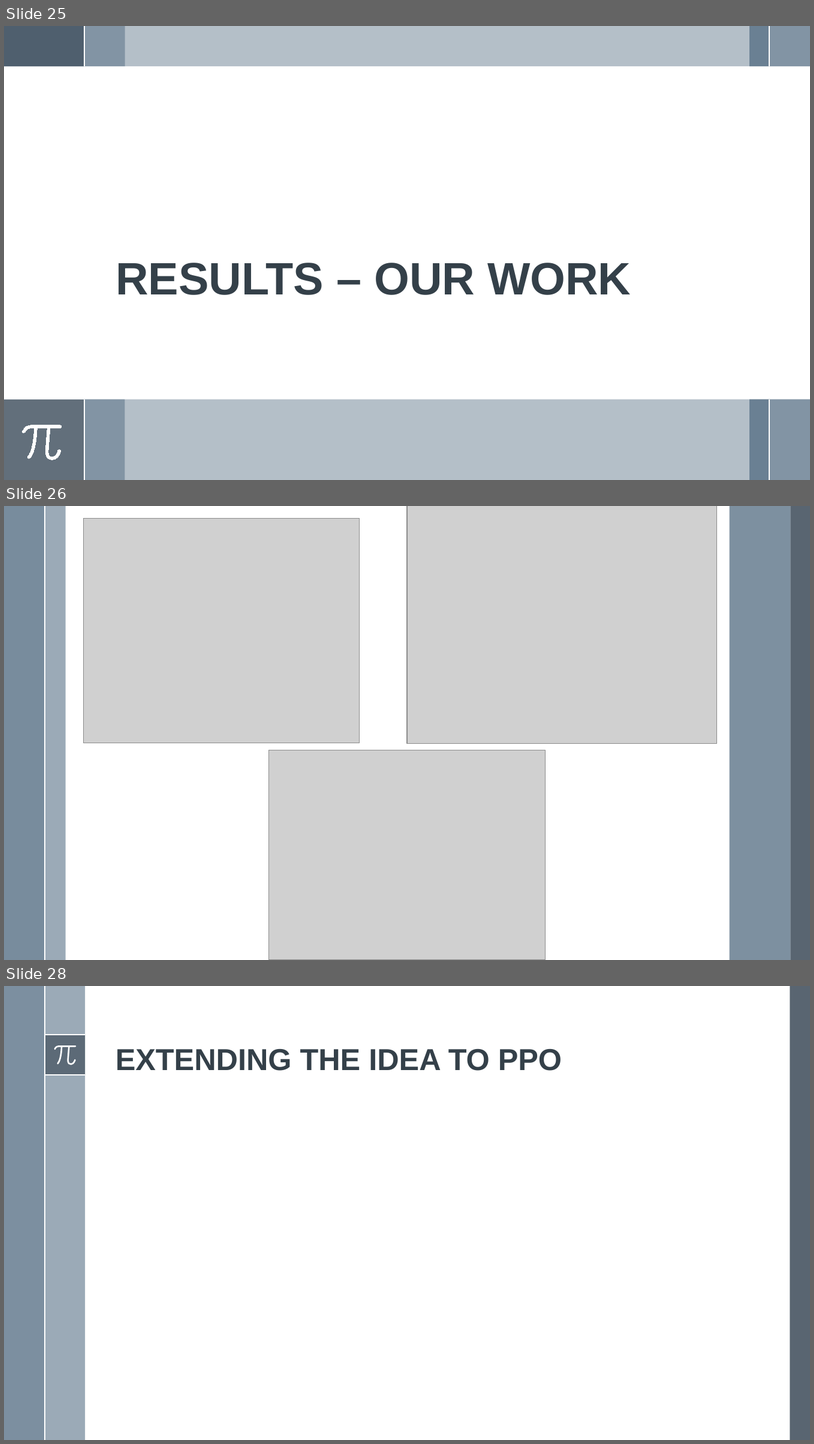
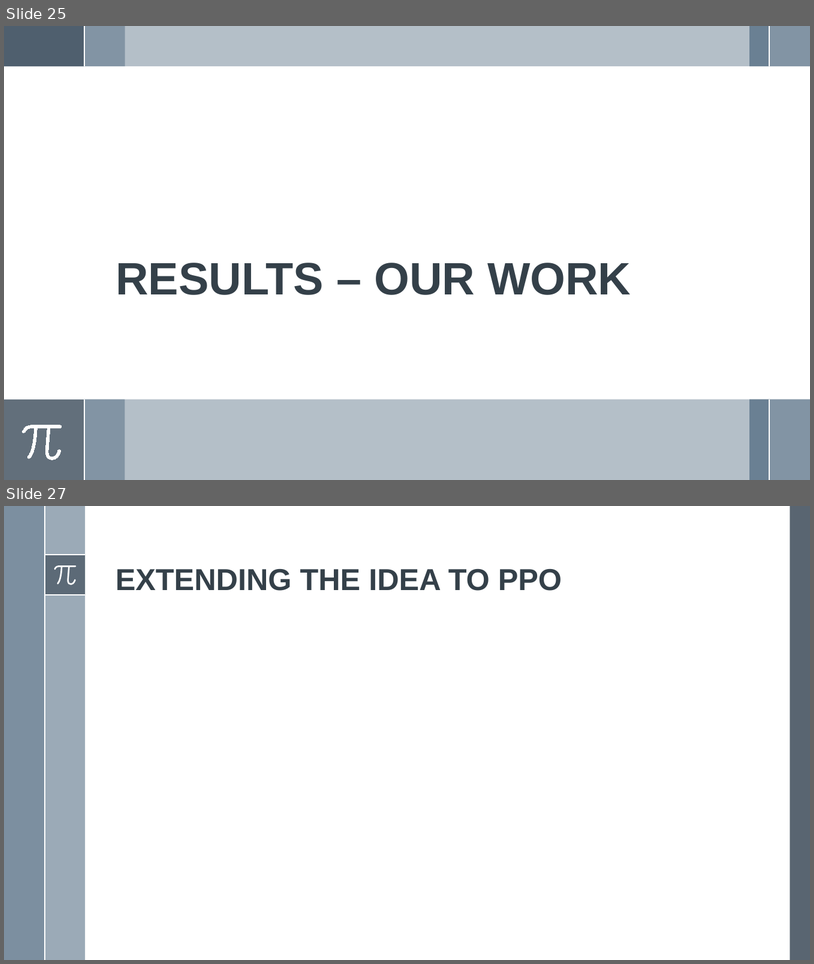
Before and after one commit to abhi-1999/course-work_projects-IISc, a slide deck: Reinforcement Learning_E1-277/Presentation.pptx. Shown one above the other, each under a label of ours: slides 25, 26 and 28 before the commit, slides 25 and 27 after it; the slides between them are not shown. The pictures are 814x1444 and 814x964 pixels, drawn with LibreOffice and Linux fonts; fonts in the diff are those of the drawing; grey boxes stand for pictures. Boxes give left, top, right and bottom in pixels: in the first picture for what was removed or moved away, otherwise in the second. Text is boxed around its words. In the diff, an @@ line names an element or a change of style, - is before the commit and + after.

```diff
--- a/Reinforcement Learning_E1-277/Presentation.pptx
+++ b/Reinforcement Learning_E1-277/Presentation.pptx
@@ slide 26 removed at [4,506,810,960], background #FFFFFF; not listed: 1 template element that a slide beside it also shows @@
@@ rectangle removed at [4,506,45,960] @@
@@ rectangle removed at [45,506,65,960] @@
@@ picture removed at [83,519,360,743] @@
@@ picture removed at [407,506,717,743] @@
@@ rectangle removed at [730,506,791,960] @@
@@ rectangle removed at [791,506,810,960] @@
@@ picture removed at [269,750,545,960] @@
@@ what was slide 28 is now slide 27 @@
```
Also in this commit, not shown: 4 slides changed, 4 slides added, 3 other slides removed.
